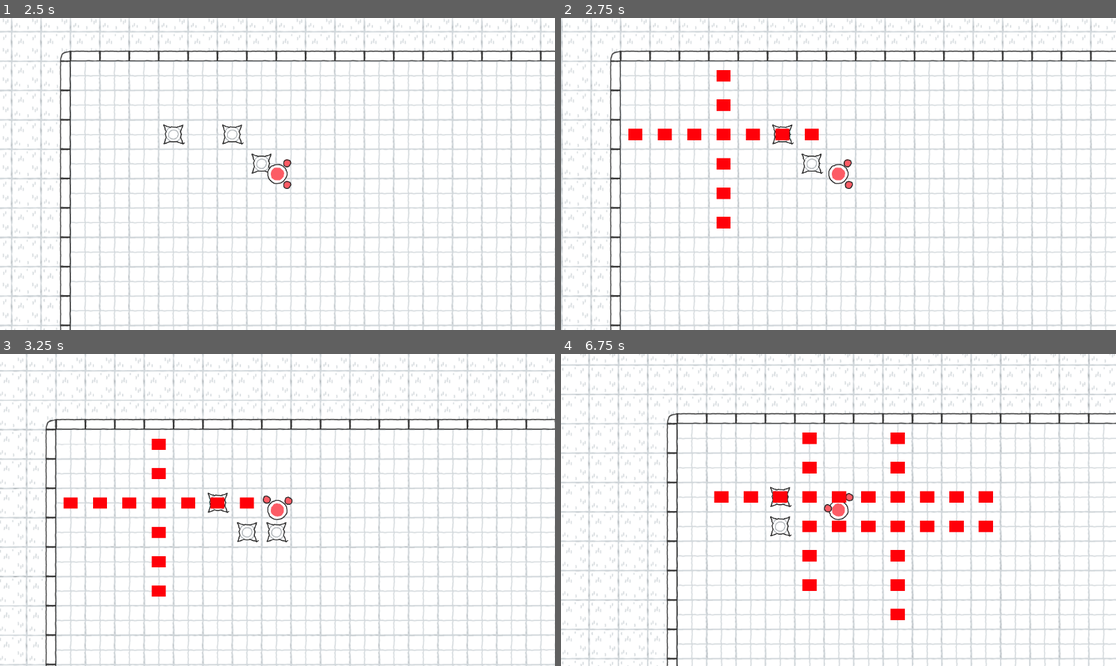
Above: before the commit, frames 1-4 (two rows, left to right).
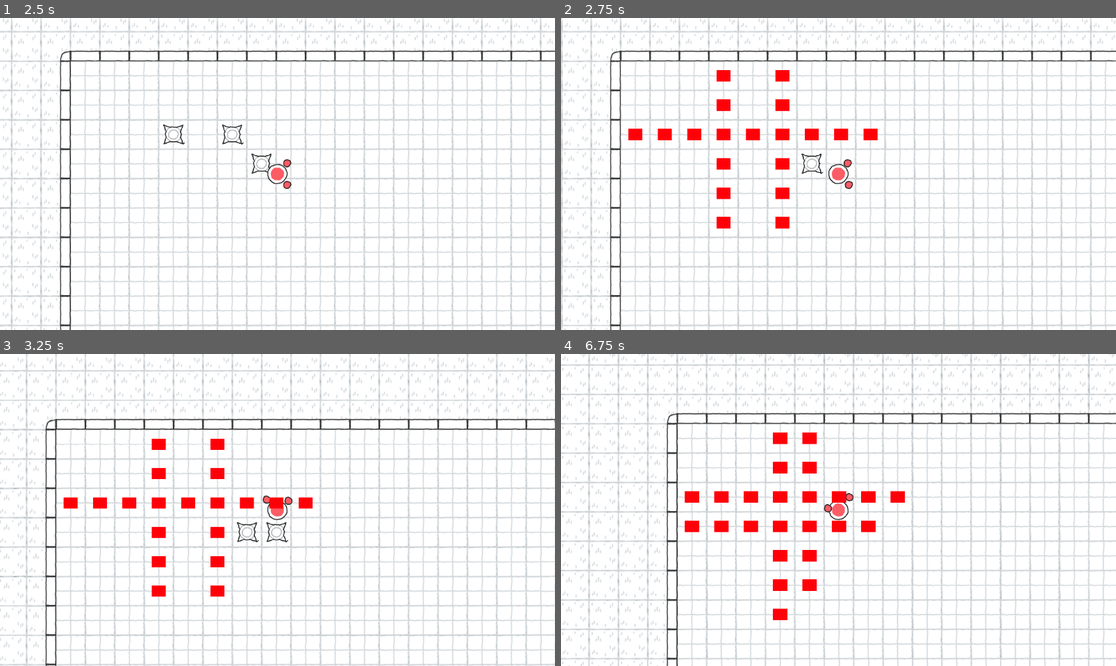
Above: after the commit, the same moments.

Repository: neitmaere/bombknights
Game: Godot game, scene res://scenes/levels/game.tscn
Same seed, same stepped clock (60 frames per second), same inputs: the game is played once before the commit and once after it.
Inputs:
- Up to frame 1 (2.5 s): tap Enter at 0.5 s; hold D (right) 0.53-1.28 s; tap Space (bomb) at 0.6, 1.35, 2.3 s; hold S (down) 1.28-2.03 s; hold D (right) from 2.03 s (still down); tap Shift (slide) at 2.1 s
- Up to frame 2 (2.75 s): keep holding D (right)
- Up to frame 3 (3.25 s): release D (right) at 2.78 s; hold W (up) from 2.78 s (still down); tap Space (bomb) at 2.85 s
- Up to frame 4 (6.75 s): release W (up) at 3.53 s; hold A (left) 3.53-5.03 s; tap Space (bomb) at 3.6, 4.55, 5.1, 5.85 s; tap Shift (slide) at 4.35, 6.6 s; hold S (down) 5.03-5.78 s; hold D (right) 5.78-6.53 s; hold W (up) from 6.53 s (still down)

Frame 1 is identical in both runs. In frame 2, 0.8% of the frame differs, in the area x 38-58%, y 16-68%; in frame 3, 0.7%; in frame 4, 2.4%, in the area x 22-78%, y 25-86%.

Commit message:
added base explosion

Diff:
--- a/project.godot
+++ b/project.godot
@@ -14,6 +14,11 @@
 run/main_scene="res://scenes/levels/game.tscn"
 config/features=PackedStringArray("4.3", "Mobile")
 config/icon="res://icon.svg"
+
+[global_group]
+
+Player="PlayerGroup"
+Bomb="Bomb"
 
 [input]
 
--- a/scenes/bombs/base_bomb.gd
+++ b/scenes/bombs/base_bomb.gd
@@ -25,12 +25,8 @@
 
 func _on_detonation_timer_timeout() -> void:
 	explode()
-	queue_free()
 
 func explode():
-	# Explosion auslösen und Signal senden
-	exploded.emit()
-
 	# Bombe unsichtbar machen
 	visible = false
 	collision_shape.set_deferred("disabled", true)
@@ -53,8 +49,8 @@
 				break
 			spawn_explosion(explosion_pos)
 
-	# Bombe löschen, nachdem die Explosion gestartet wurde
-	await get_tree().create_timer(0.5).timeout
+	## Bombe löschen, nachdem die Explosion gestartet wurde
+	#await get_tree().create_timer(0.5).timeout
 	queue_free()
 
 func spawn_explosion(pos):
--- a/scenes/bombs/base_bomb.tscn
+++ b/scenes/bombs/base_bomb.tscn
@@ -7,7 +7,7 @@
 [sub_resource type="CircleShape2D" id="CircleShape2D_77hh8"]
 radius = 52.0096
 
-[node name="BaseBomb" type="StaticBody2D"]
+[node name="BaseBomb" type="StaticBody2D" groups=["Bomb"]]
 collision_layer = 2
 collision_mask = 5
 script = ExtResource("1_vpc3r")
@@ -23,5 +23,6 @@
 wait_time = 2.0
 autostart = true
 
+[connection signal="exploded" from="." to="." method="explode"]
 [connection signal="player_left_bomb" from="." to="." method="_on_player_left_bomb"]
 [connection signal="timeout" from="DetonationTimer" to="." method="_on_detonation_timer_timeout"]
--- a/scenes/bombs/explosion.gd
+++ b/scenes/bombs/explosion.gd
@@ -3,3 +3,12 @@
 
 func _on_explosion_duration_timeout() -> void:
 	queue_free()
+
+
+func _on_explosion_area_body_entered(body: Node2D) -> void:
+	if body.is_in_group("Player"):
+		print("Player hit" + body.to_string())
+	elif body.is_in_group("Bomb"):
+		print("is bomb: " + body.to_string() )
+		body.exploded.emit()
+		body.queue_free()
--- a/scenes/bombs/explosion.tscn
+++ b/scenes/bombs/explosion.tscn
@@ -10,9 +10,11 @@
 [node name="Explosion" type="Node2D"]
 script = ExtResource("1_ew0n6")
 
-[node name="Area2D" type="Area2D" parent="."]
+[node name="ExplosionArea" type="Area2D" parent="."]
+collision_layer = 2
+collision_mask = 3
 
-[node name="CollisionShape2D" type="CollisionShape2D" parent="Area2D"]
+[node name="CollisionShape2D" type="CollisionShape2D" parent="ExplosionArea"]
 shape = SubResource("RectangleShape2D_x8j1d")
 
 [node name="Sprite2D" type="Sprite2D" parent="."]
@@ -24,4 +26,5 @@
 wait_time = 2.0
 autostart = true
 
+[connection signal="body_entered" from="ExplosionArea" to="." method="_on_explosion_area_body_entered" flags=6]
 [connection signal="timeout" from="ExplosionDuration" to="." method="_on_explosion_duration_timeout"]
--- a/scenes/game.gd
+++ b/scenes/game.gd
@@ -23,13 +23,17 @@
 
 func place_bomb():
 	if bomb_scene:
-		var bomb_instance = bomb_scene.instantiate()
-		var tile_size = tilemap.tile_set.tile_size
-
 		# Spielerposition zur Tile-Koordinate umwandeln
 		var player_pos = player.global_position
 		var tile_coords = tilemap.local_to_map(player_pos)
 		var bomb_pos = tilemap.map_to_local(tile_coords)
+
+		if is_bomb_at_position(bomb_pos):
+			return
+
+		print("create bomb")
+		var bomb_instance = bomb_scene.instantiate()
+		var tile_size = tilemap.tile_set.tile_size
 
 		# Setze Bombe auf das Tile-Zentrum
 		bomb_instance.global_position = bomb_pos
@@ -37,3 +41,10 @@
 		move_child(bomb_instance, player.get_index())
 
 		last_bomb = bomb_instance
+
+func is_bomb_at_position(pos) -> bool:
+	for bomb in get_tree().get_nodes_in_group("Bomb"):
+		print("bomb ffff")
+		if bomb.global_position.distance_to(pos) < 100:
+			return true
+	return false
--- a/scenes/players/character.tscn
+++ b/scenes/players/character.tscn
@@ -121,7 +121,7 @@
 "slide": SubResource("Animation_f746i")
 }
 
-[node name="Character" type="CharacterBody2D"]
+[node name="Character" type="CharacterBody2D" groups=["Player"]]
 collision_mask = 6
 script = ExtResource("1_3u2gt")
 slide_speed = 800.0
